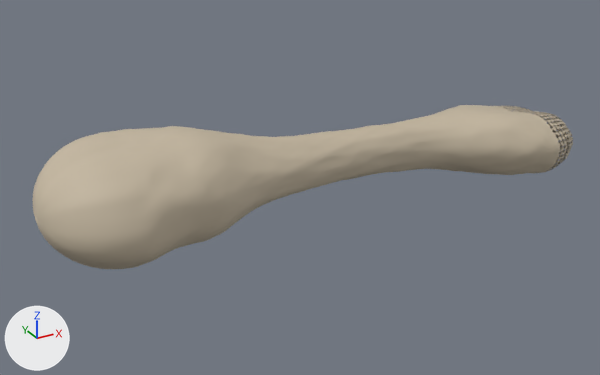
Renders of the glTF model Assets/Models/Bones/Bone_Humerus.glb from each side of a commit.
One viewpoint serves both versions: a 50 mm lens placed at (-0.1851, -0.2946, 0.1461), pointed at (-0.017, 0.0109, -0.0066). Arrows for +X, +Y and +Z are at lower left; the lights stay in place. The older version comes first. Vertices at exactly the same position are counted once.

Objects in the first picture: 'Bone_Humerus'.
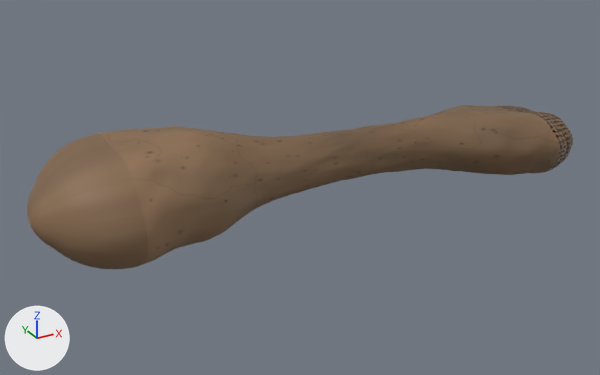
Where the change shows, as pixel boxes (x1, y1, x2, y2) in the pictures (600 x 375 px; the box of a moved part takes in the faces that stretch with it):
```json
{"object": "Bone_Humerus", "change": "recoloured, reshaped", "before": [33, 105, 573, 269], "after": [27, 105, 573, 269], "on screen": "beige to brown"}
{"part": 1, "of": "me_bone_humerus", "change": "moved or reshaped", "before": [33, 183, 57, 249], "after": [27, 183, 57, 249]}
```

Scene script edits in JSON lines:
```json
{"op": "add", "block": "img_t_humerus_roughness", "code": ["img_t_humerus_roughness = load_image('T_Humerus_Roughness', '_unpacked/T_Humerus_Roughness', 1024, 1024, 'Non-Color')"]}
{"op": "add", "block": "img_t_humerus_normal", "code": ["img_t_humerus_normal = load_image('T_Humerus_Normal', '_unpacked/T_Humerus_Normal', 1024, 1024, 'Non-Color')"]}
{"op": "add", "block": "img_t_humerus_albedo", "code": ["img_t_humerus_albedo = load_image('T_Humerus_Albedo', '_unpacked/T_Humerus_Albedo', 1024, 1024, 'sRGB')"]}
{"op": "add", "block": "mat_bone_humerus", "code": ["mat_bone_humerus = bpy.data.materials.new('Bone_Humerus')", "# uses the picture img_t_humerus_albedo", "# uses the picture img_t_humerus_normal", "# uses the picture img_t_humerus_roughness"]}
{"block": "me_bone_humerus", "where": "# used by ob_bone_humerus; location = (0.0, 0.0, 0.0)"}
{"op": "remove", "block": "me_bone_humerus", "code": "me_bone_humerus.from_pydata(...)  # 10962 vertices, 21888 faces; spans x -0.134..0.126, y -0.031..0.052, z -0.019..0.03"}
{"op": "remove", "block": "me_bone_humerus", "code": "me_bone_humerus.materials.append(mat_bonepreviewmat)  # beige #c4b6a0"}
{"op": "add", "block": "me_bone_humerus", "code": "me_bone_humerus.from_pydata(...)  # 10962 vertices, 21888 faces; spans x -0.137..0.126, y -0.031..0.052, z -0.019..0.03"}
{"block": "me_bone_humerus", "change": "me_bone_humerus part 1: all 257 vertices in x -0.134..-0.132, y -0.001..0.027, z -0.005..0.013 are moved by (-0.002, 0.0, 0.0)"}
{"op": "add", "block": "me_bone_humerus", "code": "me_bone_humerus.materials.append(mat_bone_humerus)"}
```
